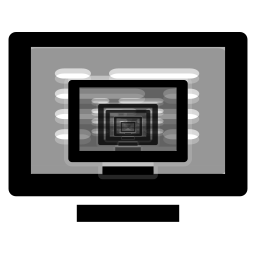
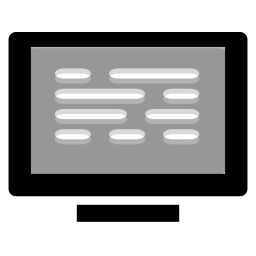
Layer changes from the first w=256, h=256 image to the second:
hid "128", painted on it over [64, 75, 192, 180]
hid "16", painted on it over [120, 121, 136, 135]
hid "32", painted on it over [112, 114, 144, 141]
hid "48", painted on it over [104, 108, 152, 148]
hid "64", painted on it over [96, 101, 160, 154]
painted on "256" over [64, 75, 192, 180]
